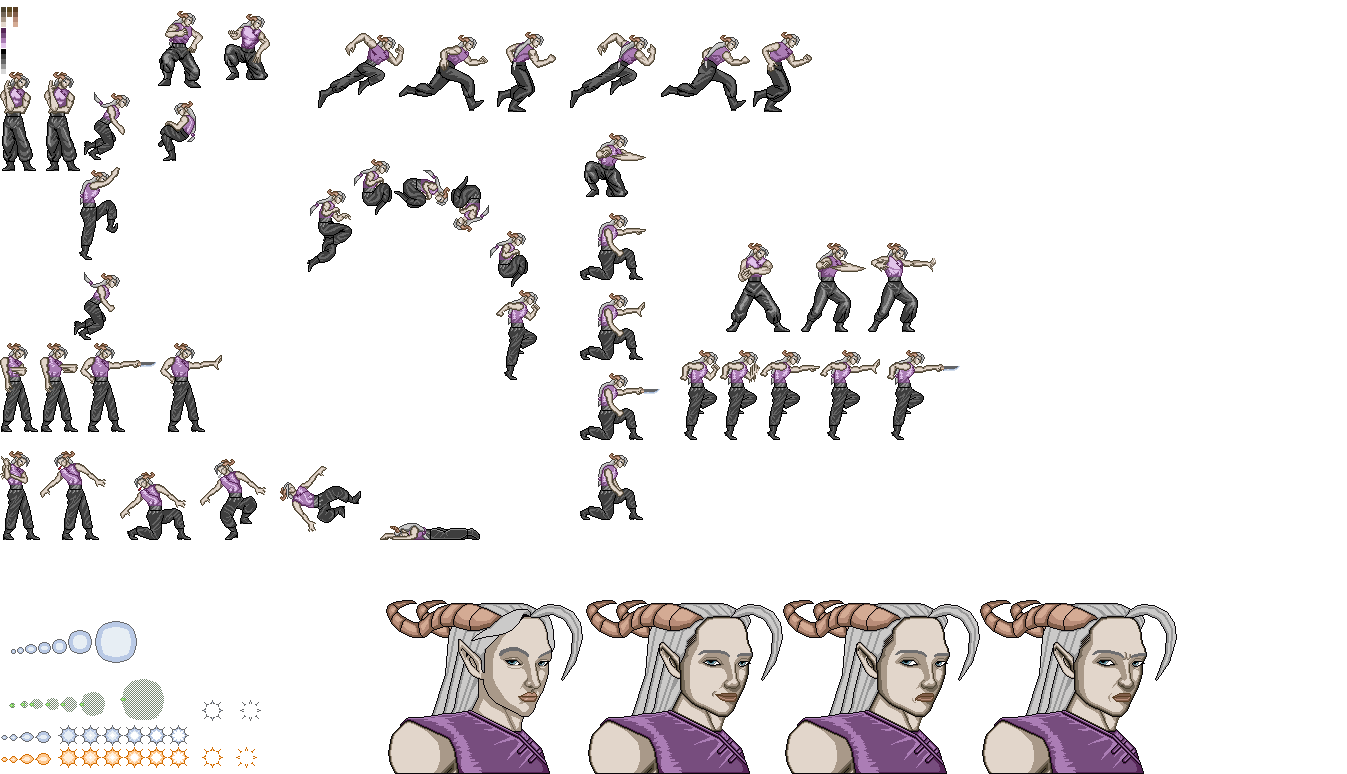
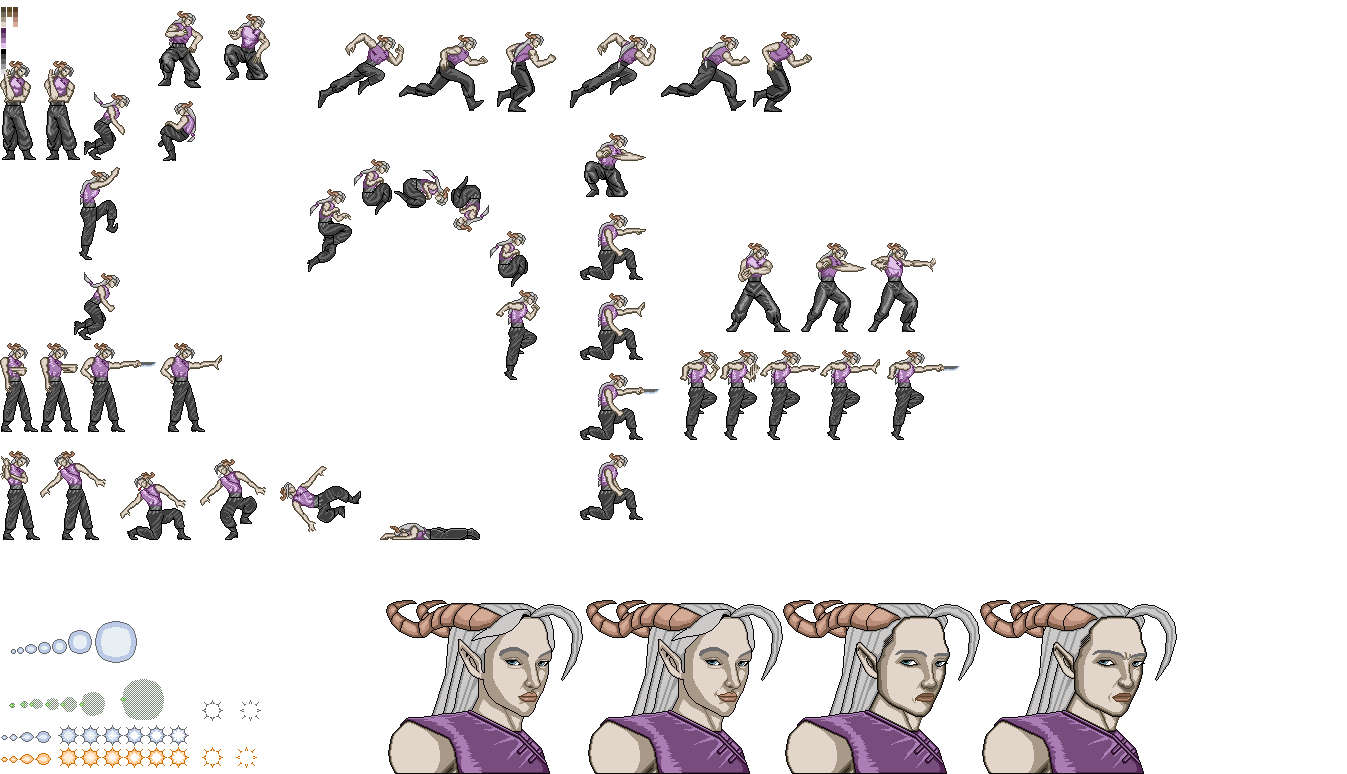
Layered file, before and after one edit (1347×774). Changes by layer:
painted on "Copiar de Pintar camada 1" (1st of 2, in "Ataque" › "fire bolt") over 0, 61, 755, 731
painted on "Pintar camada 1" (4th of 6, in "Idle") over 19, 61, 80, 171
painted on "Pintar camada 1" (5th of 6, in "Idle") over 0, 61, 80, 171
painted on "1" (5th of 5, in "Correndo") over 0, 61, 755, 731
renamed "Copiar de Pintar camada 2" to "Copiar de Pintar camada 2 Mescladas", painted on it over 658, 609, 755, 731
painted on "Copiar de Pintar camada 4" (2nd of 3) over 672, 704, 736, 731
painted on "Copiar de Pintar camada 4" (3rd of 3) over 658, 609, 755, 731
